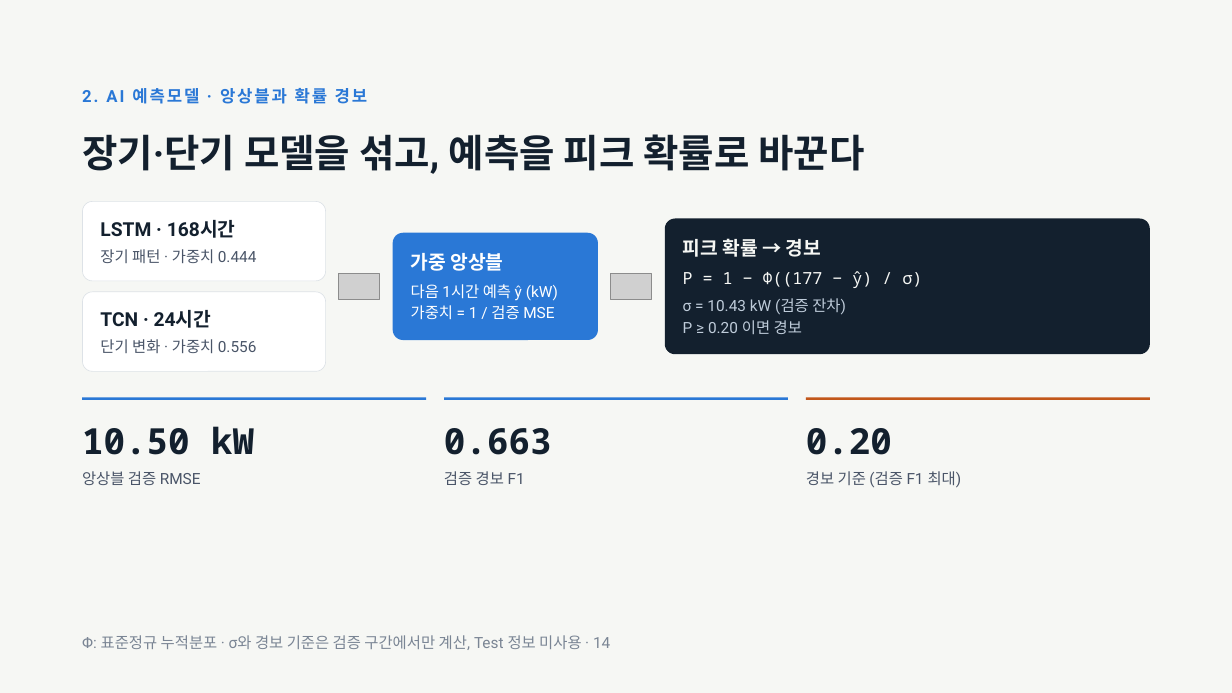
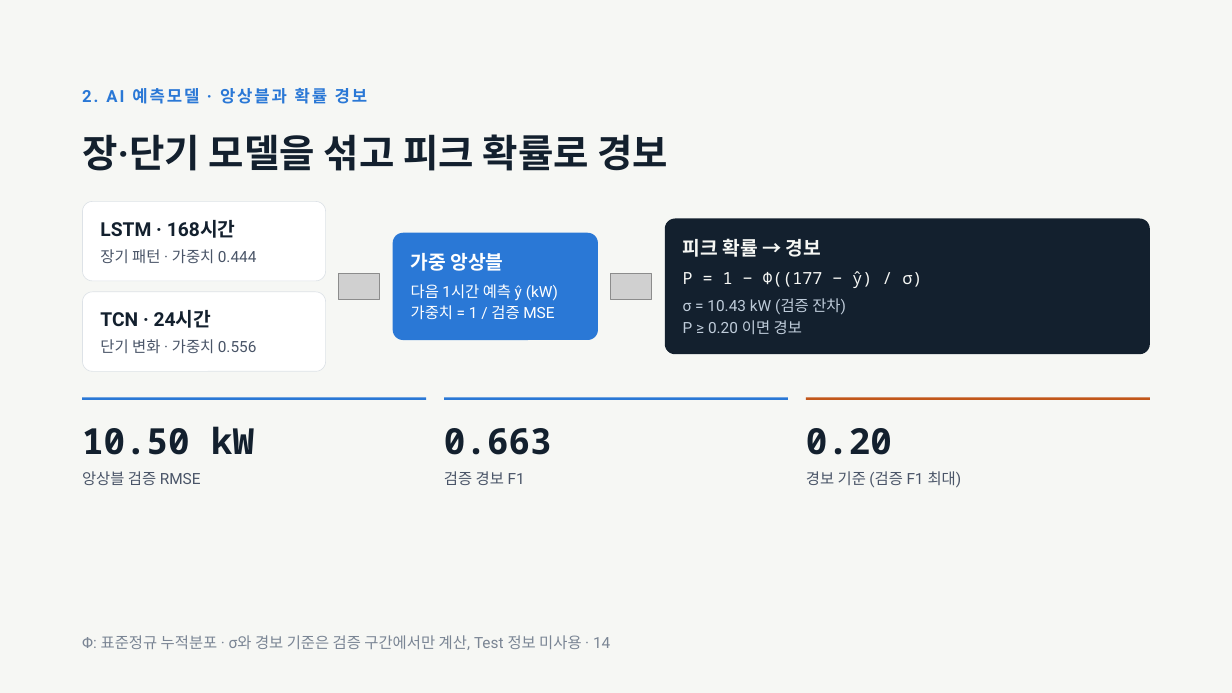
Before and after one commit to jgi0117/KAMP-Competition, a slide deck: slide 14 of docs/presentation/OKM 전력 피크 예측 발표.pptx. Drawn at 1232x693 pixels with LibreOffice and Linux fonts; fonts in the diff are those of the drawing; grey boxes stand for pictures. Boxes give left, top, right and bottom in pixels: in the first picture for what was removed or moved away, otherwise in the second. Text is boxed around its words. In the diff, an @@ line names an element or a change of style, - is before the commit and + after.

```diff
--- a/docs/presentation/OKM 전력 피크 예측 발표.pptx
+++ b/docs/presentation/OKM 전력 피크 예측 발표.pptx
@@ title at (82, 134, 669, 171): text changed @@
-장기·단기 모델을 섞고, 예측을 피크 확률로 바꾼다
+장·단기 모델을 섞고 피크 확률로 경보
```
Also in this commit, not shown: 12 other slides changed.
